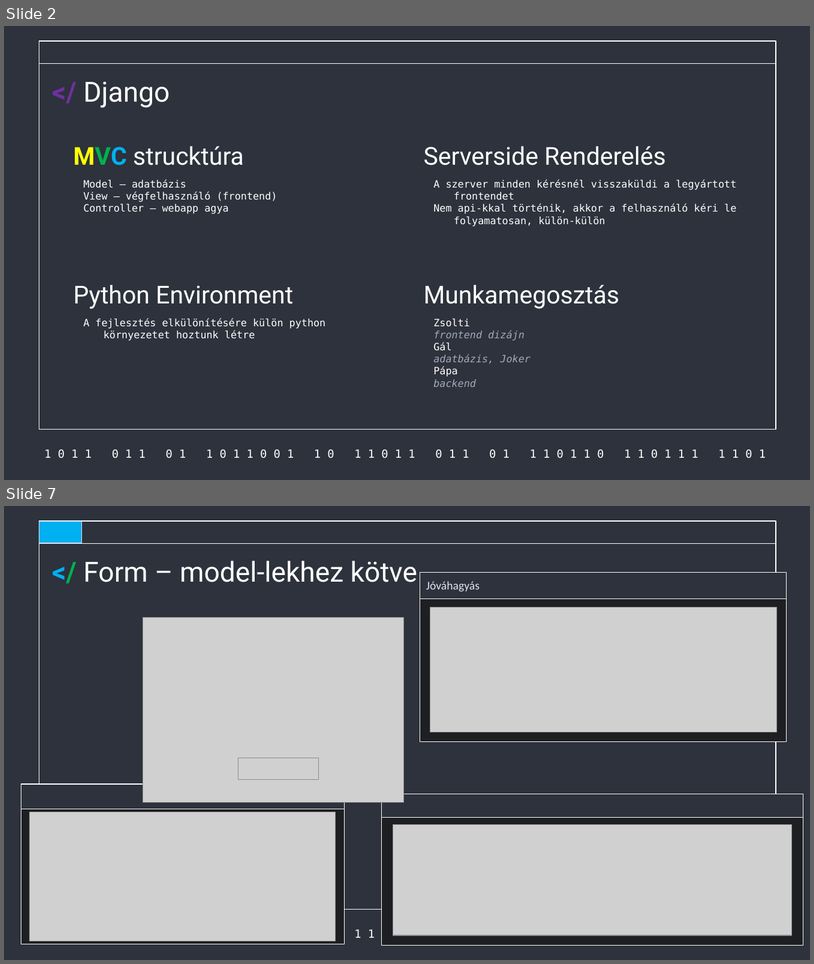
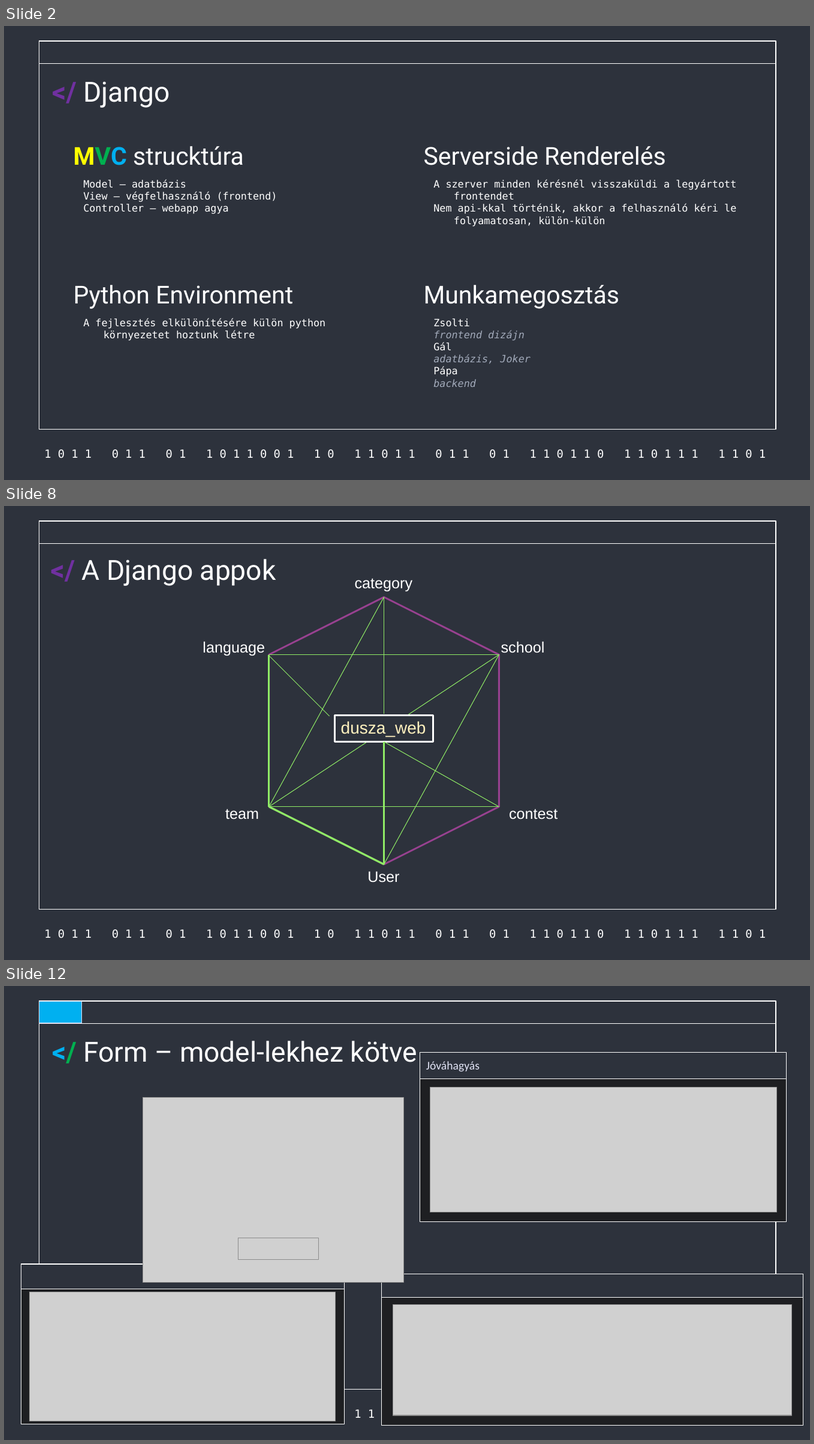
Before and after one commit to Acsilaa/dusza2024-25, a slide deck: Hell yeah ppt.pptx. Shown one above the other, each under a label of ours: slides 2 and 7 before the commit, slides 2, 8 and 12 after it; the slides between them are not shown. The pictures are 814x964 and 814x1444 pixels, drawn with LibreOffice and Linux fonts; fonts in the diff are those of the drawing; grey boxes stand for pictures. Boxes give left, top, right and bottom in pixels: in the first picture for what was removed or moved away, otherwise in the second. Text is boxed around its words. In the diff, an @@ line names an element or a change of style, - is before the commit and + after.

```diff
--- a/Hell yeah ppt.pptx
+++ b/Hell yeah ppt.pptx
@@ slide 8 added at (4, 506, 810, 960), background #2D323C; not listed: 3 template elements that a slide beside it also shows @@
@@ title added at (82, 559, 276, 586), 33 pt, text #FFFFFF @@
+</ A Django appok
@@ text added at (355, 578, 413, 592), 18 pt, text #FFFFFF @@
+category
@@ hexagon added at (269, 597, 500, 864), fill #2D323C, outline #984190 2 pt @@
@@ line added from (384, 597) to (269, 807), #90EC65 0.75 pt @@
@@ line added from (384, 597) to (384, 714), #90EC65 0.75 pt @@
@@ text added at (203, 641, 265, 655), 18 pt, text #FFFFFF @@
+language
@@ text added at (501, 641, 545, 653), 18 pt, text #FFFFFF @@
+school
@@ line added from (500, 655) to (269, 807), #90EC65 0.75 pt @@
@@ line added from (500, 655) to (269, 655), #90EC65 0.75 pt @@
@@ line added from (269, 655) to (329, 716), #90EC65 0.75 pt @@
@@ line added from (269, 655) to (269, 807), #90EC65 2.25 pt @@
@@ line added from (500, 655) to (384, 864), #90EC65 0.75 pt @@
@@ rectangle added at (335, 715, 433, 742), fill #2D323C, outline #FFFFFF 2 pt @@
@@ text added at (341, 721, 426, 736), 20 pt, text #FFF1BE @@
+dusza_web
@@ line added from (500, 807) to (384, 741), #90EC65 0.75 pt @@
@@ line added from (384, 741) to (384, 864), #90EC65 2.25 pt @@
@@ text added at (225, 808, 259, 819), 18 pt, text #FFFFFF @@
+team
@@ line added from (269, 807) to (500, 807), #90EC65 0.75 pt @@
@@ line added from (269, 807) to (384, 864), #90EC65 2.25 pt @@
@@ text added at (509, 808, 558, 819), 18 pt, text #FFFFFF @@
+contest
@@ text added at (368, 871, 399, 882), 18 pt, text #FFFFFF @@
+User
@@ what was slide 7 is now slide 12 @@
```
Also in this commit, not shown: 2 slides changed, 6 other slides added, 2 slides removed.
